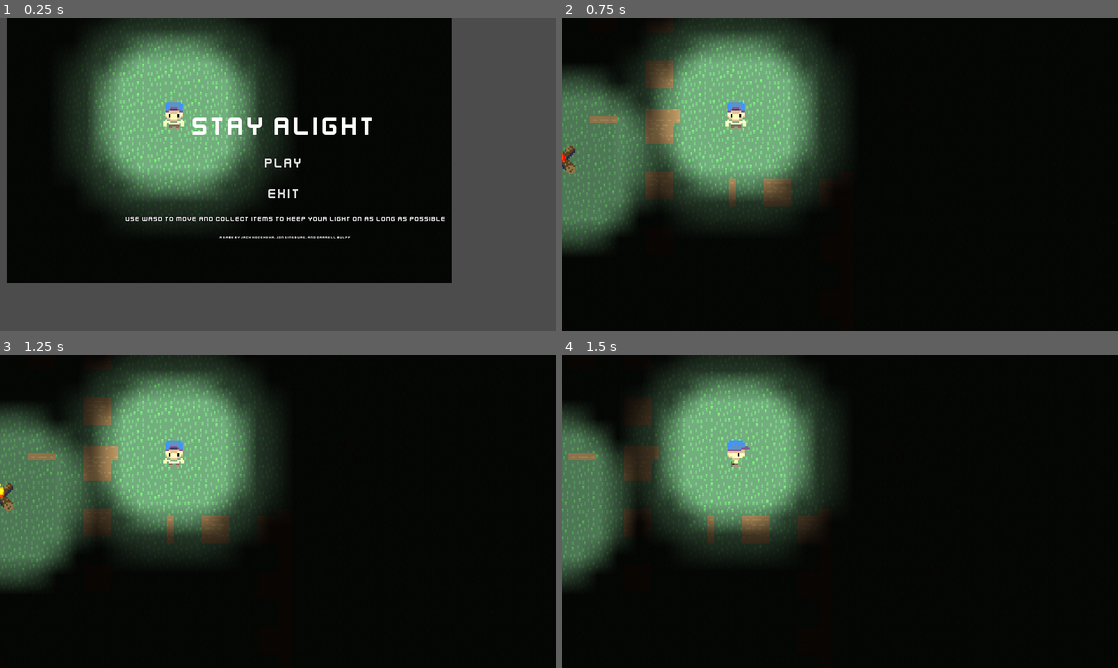
Above: before the commit, frames 1-4 (two rows, left to right).
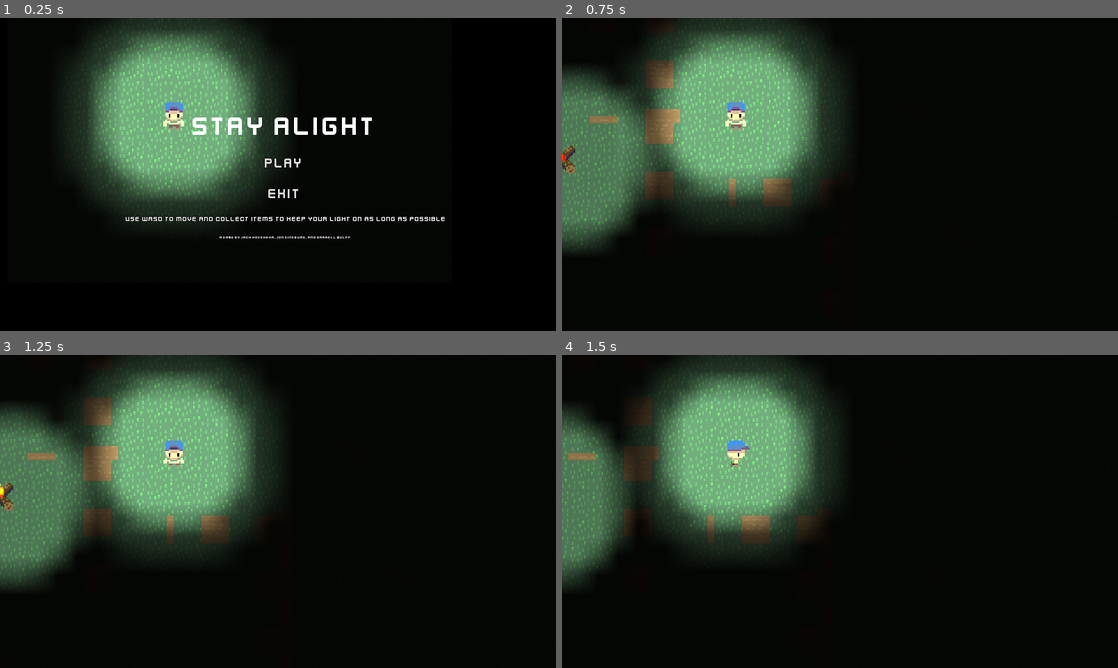
Above: after the commit, the same moments.

Repository: DarrellWulff/GGJProject
Game: Godot game, scene res://World.tscn
Same seed, same stepped clock (60 frames per second), same inputs: the game is played once before the commit and once after it.
Inputs:
- Up to frame 1 (0.25 s): no input
- Up to frame 2 (0.75 s): click "PLAY" at 0.5 s
- Up to frame 3 (1.25 s): no input
- Up to frame 4 (1.5 s): tap Enter at 1.25 s; hold D (Input_Right) from 1.28 s (still down); hold Enter from 1.28 s (still down)

The runs differ from the first frame. In frame 1, 32% of the frame differs, in the area x 0-100%, y 0-100%; in frame 2, nothing differs; in frame 3, nothing differs; in frame 4, nothing differs.

Commit message:
Background Color Fixed

Diff:
--- a/GGJ2021Project/project.godot
+++ b/GGJ2021Project/project.godot
@@ -76,3 +76,7 @@
 vram_compression/import_etc2=false
 batching/options/single_rect_fallback=true
 environment/default_environment="res://default_env.tres"
+
+[rendering]
+
+environment/default_clear_color=Color( 0, 0, 0, 1 )
